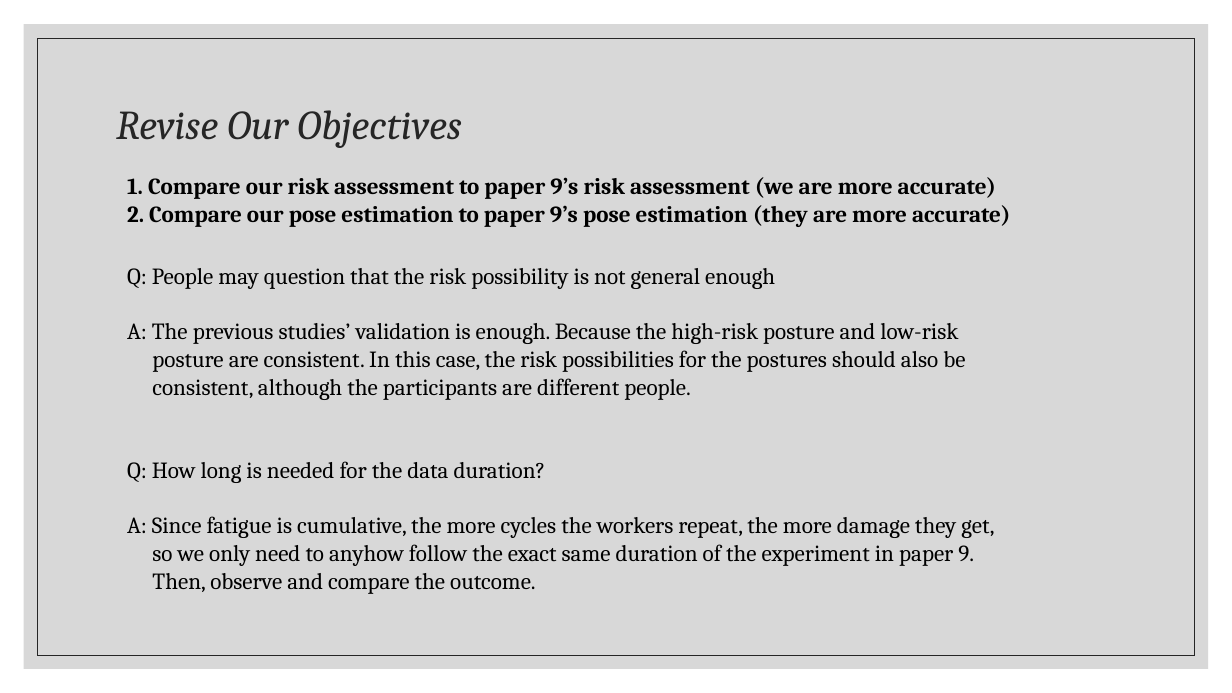
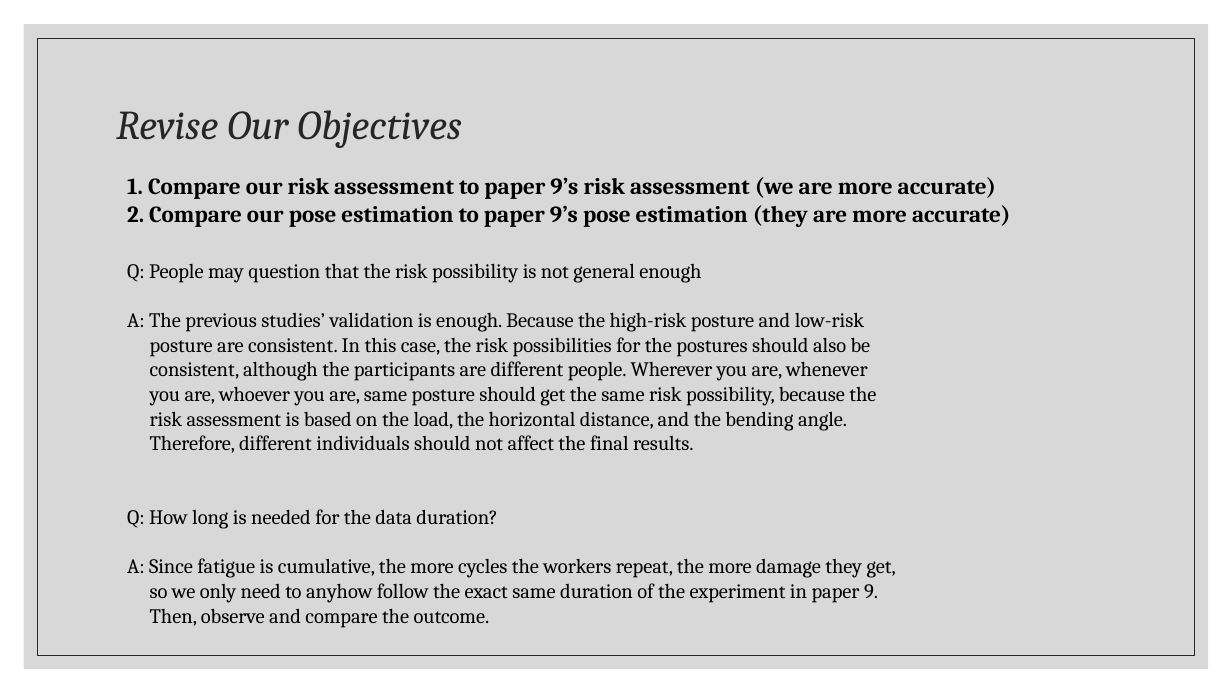
Before and after one commit to Albertlor/URECA, a slide deck: slide 10 of Meeting_Materials/Ergonomics Sembreak Week 4.pptx. Drawn at 1232x693 pixels with LibreOffice and Linux fonts; fonts in the diff are those of the drawing. Boxes give left, top, right and bottom in pixels: in the first picture for what was removed or moved away, otherwise in the second. Text is boxed around its words. In the diff, an @@ line names an element or a change of style, - is before the commit and + after.

```diff
--- a/Meeting_Materials/Ergonomics Sembreak Week 4.pptx
+++ b/Meeting_Materials/Ergonomics Sembreak Week 4.pptx
@@ text at (x1=127, y1=263, x2=896, y2=628): size 18 to 16 pt in "Q: People may question that the risk ...", "Q: How long is needed for the ...", "A: Since fatigue is cumulative, the more ..." @@
@@ text at (x1=127, y1=312, x2=876, y2=453): text changed; size 18 to 16 pt @@
-A: The previous studies’ validation is enough. Because the high-risk posture and low-risk
-posture are consistent. In this case, the risk possibilities for the postures should also be
-consistent, although the participants are different people.
+A: The previous studies’ validation is enough. Because the high-risk posture and low-risk
+posture are consistent. In this case, the risk possibilities for the postures should also be
+consistent, although the participants are different people. Wherever you are, whenever
+you are, whoever you are, same posture should get the same risk possibility, because the
+risk assessment is based on the load, the horizontal distance, and the bending angle.
+Therefore, different individuals should not affect the final results.
```
Also in this commit, not shown: 48 other files.
